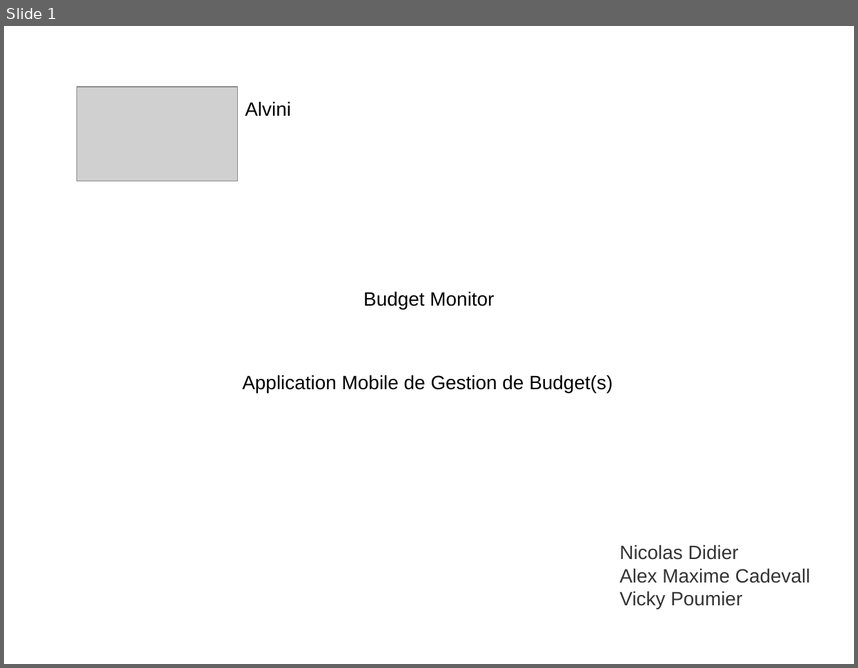
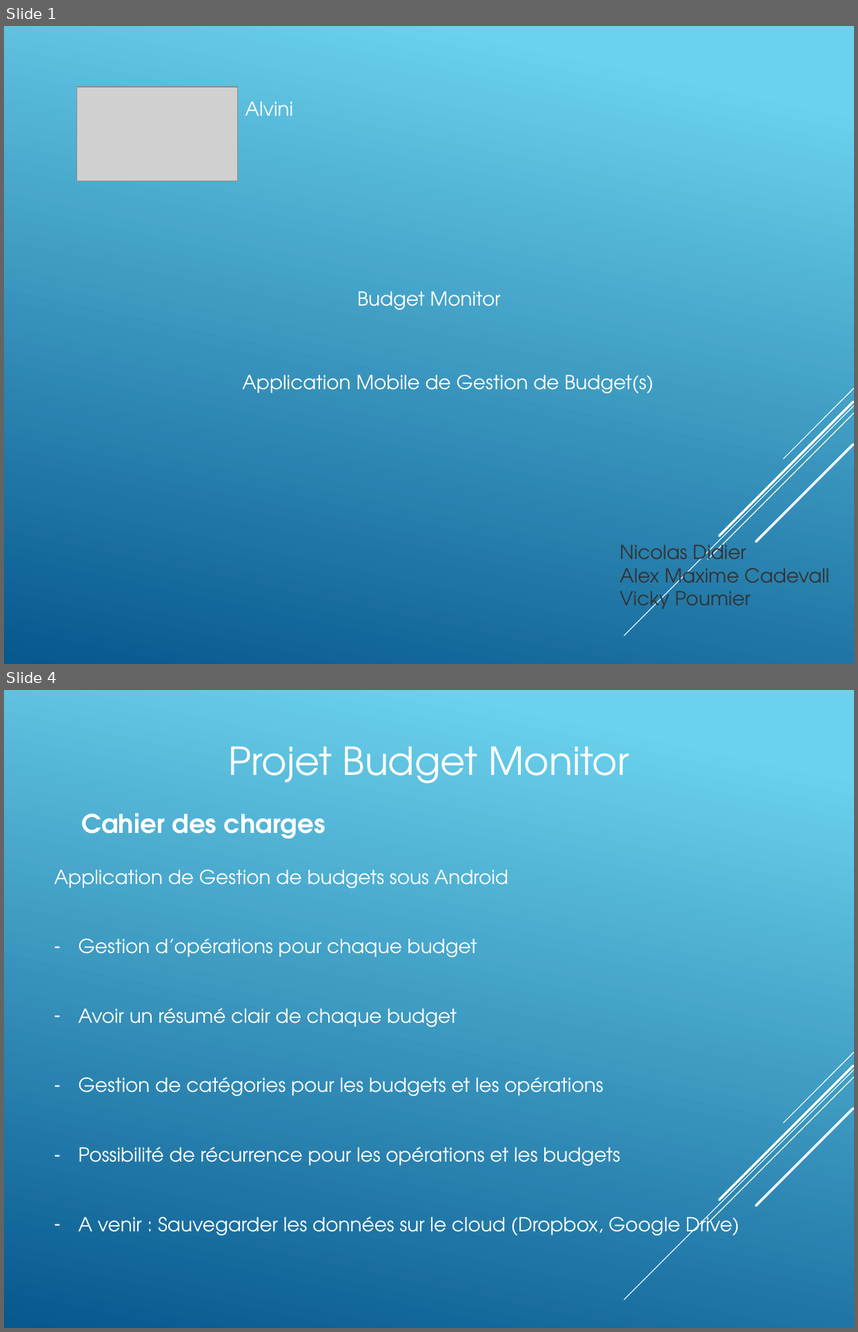
Before and after one commit to Hojalab/budget-monitor, a slide deck: docs/BudgetMonitor.pptx. Shown one above the other, each under a label of ours: slide 1 before the commit, slides 1 and 4 after it; the slides between them are not shown. The pictures are 858x668 and 858x1332 pixels, drawn with LibreOffice and Linux fonts; fonts in the diff are those of the drawing; grey boxes stand for pictures. Boxes give left, top, right and bottom in pixels: in the first picture for what was removed or moved away, otherwise in the second. Text is boxed around its words. In the diff, an @@ line names an element or a change of style, - is before the commit and + after.

```diff
--- a/docs/BudgetMonitor.pptx
+++ b/docs/BudgetMonitor.pptx
@@ slide 4 added at [4, 690, 854, 1328], background gradient #6ED2EB to #06588E; not listed: 5 template elements that a slide beside it also shows @@
@@ text added at [228, 746, 629, 783], 36 pt, text #FFFFFF @@
+Projet Budget Monitor
@@ text added at [81, 813, 326, 838], 24 pt, text #FFFFFF, bold @@
+Cahier des charges
@@ text added at [54, 869, 740, 1238], 18 pt, text #FFFFFF @@
+Application de Gestion de budgets sous Android
+– Gestion d’opérations pour chaque budget
+– Avoir un résumé clair de chaque budget
+– Gestion de catégories pour les budgets et les opérations
+– Possibilité de récurrence pour les opérations et les budgets
+– A venir : Sauvegarder les données sur le cloud (Dropbox, Google Drive)
@@ slide 1 changed as well @@
@@ background #FFFFFF to gradient #6ED2EB to #06588E @@
@@ font Arial to TeX Gyre Adventor, text colour #000000 to #FFFFFF in 3 elements at [357, 291, 501, 310], [242, 374, 653, 393], [245, 101, 293, 116] @@
@@ group added at [624, 388, 854, 635]: 5 lines @@
@@ text "Nicolas Didier" at [619, 539, 829, 615]: font Arial to TeX Gyre Adventor @@
```
Also in this commit, not shown: 1 other slide changed, 8 other slides added, 2 slides removed, 12 other files.
